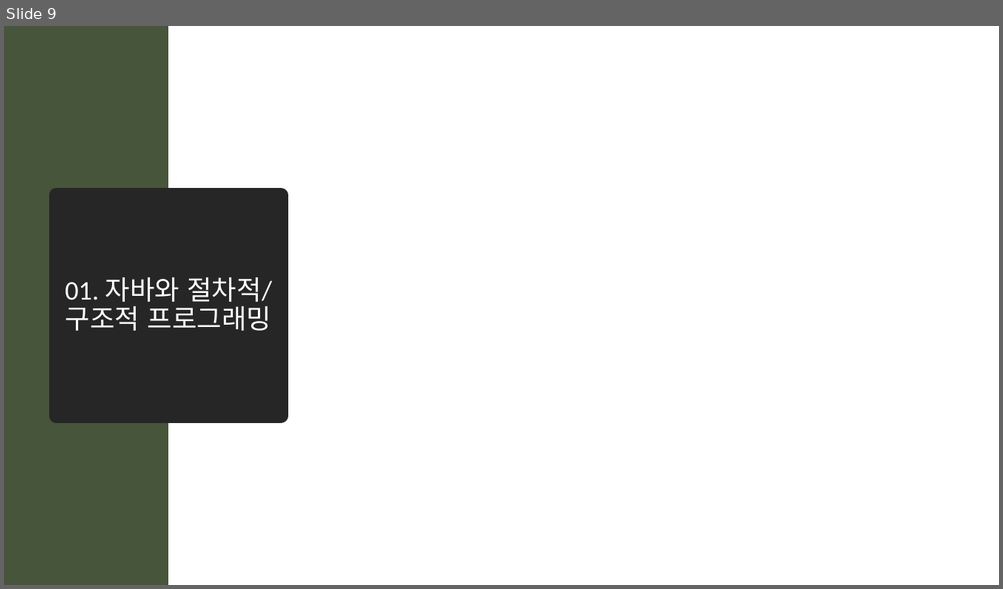
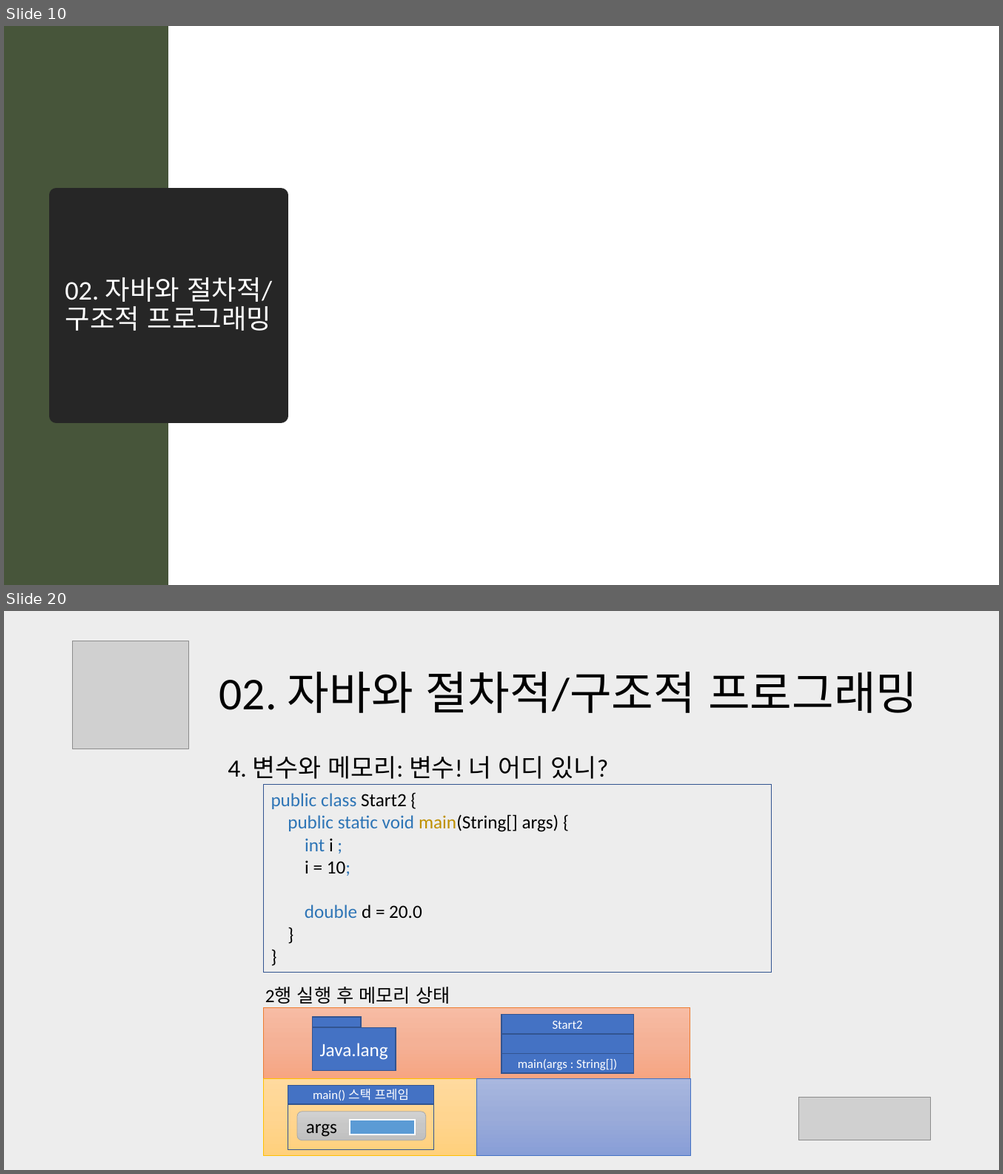
Before and after one commit to mazdah/HTTPTest, a slide deck: docs/스프링 입문을 위한 객체 지향의 원리와 이해 .pptx. Shown one above the other, each under a label of ours: slide 9 before the commit, slides 10 and 20 after it; the slides between them are not shown. The pictures are 1003x589 and 1003x1174 pixels, drawn with LibreOffice and Linux fonts; fonts in the diff are those of the drawing; grey boxes stand for pictures; background and template pictures are left out. Boxes give left, top, right and bottom in pixels: in the first picture for what was removed or moved away, otherwise in the second. Text is boxed around its words. In the diff, an @@ line names an element or a change of style, - is before the commit and + after.

```diff
--- a/docs/스프링 입문을 위한 객체 지향의 원리와 이해 .pptx
+++ b/docs/스프링 입문을 위한 객체 지향의 원리와 이해 .pptx
@@ slide 20 added at [4,611,999,1170], background #EDEDED @@
@@ picture added at [73,641,189,749] @@
@@ title added at [219,672,917,713], 44 pt, text #000000 @@
+02. 자바와 절차적/구조적 프로그래밍
@@ text added at [227,756,608,1004], 24 pt, text #000000 @@
+4. 변수와 메모리: 변수! 너 어디 있니?
+  2행 실행 후 메모리 상태
@@ rectangle added at [264,785,771,973], outline #325491 0.75 pt, 18 pt, text #2E75B6 @@
+public class Start2 {
+public static void main(String[] args) {
+int i ;
+i = 10;
+double d = 20.0
+}
+}
@@ rectangle added at [264,1008,691,1079], fill gradient #F7BDA5 to #F5B196 to #F8A582, outline #ED7D31 0.5 pt @@
@@ rectangle added at [312,1017,361,1028], fill #4472C4, outline #325491 1 pt @@
@@ rectangle added at [312,1028,395,1071], fill #4472C4, outline #325491 1 pt, 18 pt, text #FFFFFF @@
+Java.lang
@@ rectangle added at [502,1014,634,1034], fill #4472C4, outline #325491 1 pt, 12 pt, text #FFFFFF @@
+Start2
@@ rectangle added at [502,1034,634,1054], fill #4472C4, outline #325491 1 pt @@
@@ rectangle added at [502,1054,634,1073], fill #4472C4, outline #325491 1 pt, 12 pt, text #FFFFFF @@
+main(args : String[])
@@ rectangle added at [264,1079,477,1156], fill gradient #FFDB9E to #FFD590 to #FFD07C, outline #FFC000 0.5 pt @@
@@ rectangle added at [287,1085,434,1104], fill #4472C4, outline #325491 1 pt, 12 pt, text #FFFFFF @@
+main() 스택 프레임
@@ rectangle added at [477,1079,691,1156], fill gradient #A8B7DF to #9AABD9 to #889ED7, outline #4472C4 0.5 pt @@
@@ picture added at [799,1097,930,1141] @@
@@ rectangle added at [287,1105,434,1150], outline #325491 1 pt @@
@@ rounded rectangle added at [297,1112,426,1141], fill gradient #D2D2D2 to #C8C8C8 to #C0C0C0, outline #A5A5A5 0.5 pt, 18 pt, text #000000 @@
+args
@@ rectangle added at [350,1121,415,1136], fill #5B9BD5, outline #FFFFFF 1.5 pt @@
@@ what was slide 9 is now slide 10 @@
@@ slide 10 changed as well @@
@@ title at [65,278,272,331]: text changed @@
-01. 자바와 절차적/
-구조적 프로그래밍
+02. 자바와 절차적/
+구조적 프로그래밍
```
Also in this commit, not shown: 6 other slides changed, 77 other slides added.
